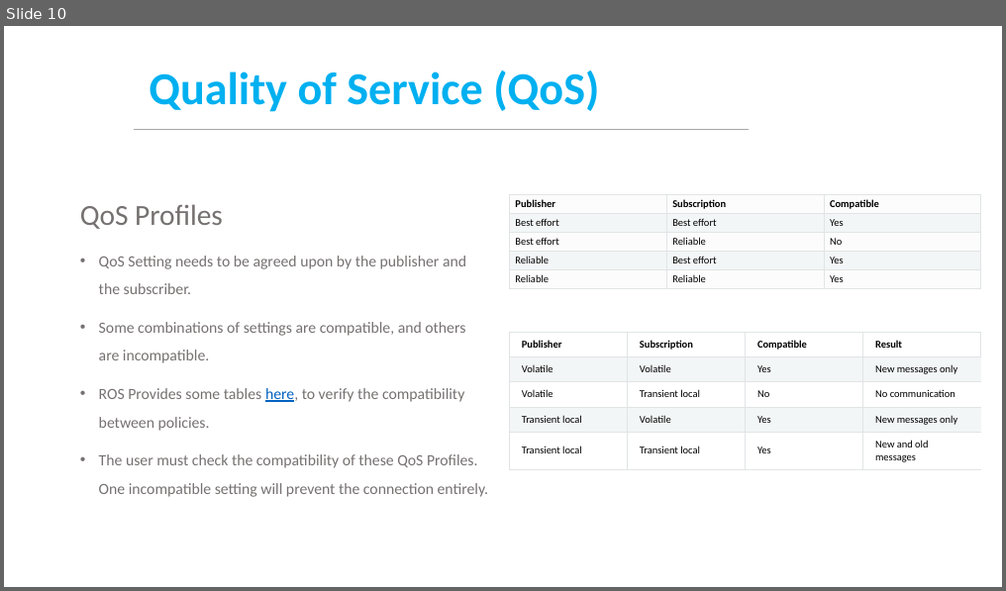
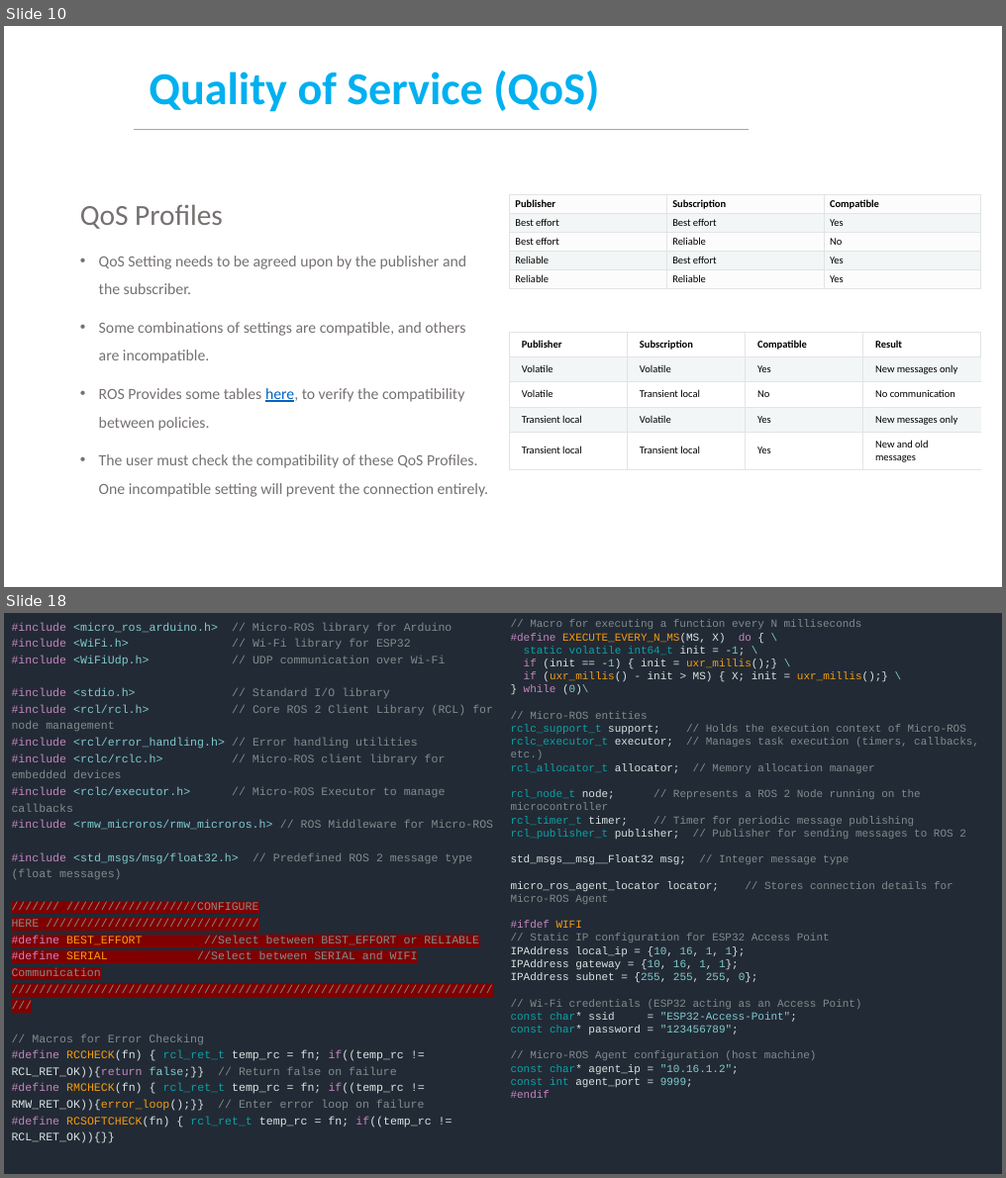
Before and after one commit to felipegarcia130/Ros2, a slide deck: Week 4/MCR2_QoS_ROS.pptx. Shown one above the other, each under a label of ours: slide 10 before the commit, slides 10 and 18 after it; the slides between them are not shown. The pictures are 1006x591 and 1006x1178 pixels, drawn with LibreOffice and Linux fonts; fonts in the diff are those of the drawing; background and template pictures are left out. Boxes give left, top, right and bottom in pixels: in the first picture for what was removed or moved away, otherwise in the second. Text is boxed around its words. In the diff, an @@ line names an element or a change of style, - is before the commit and + after.

```diff
--- a/Week 4/MCR2_QoS_ROS.pptx
+++ b/Week 4/MCR2_QoS_ROS.pptx
@@ slide 18 added at (4, 613, 1002, 1174), background #FFFFFF; not listed: 1 template element that a slide beside it also shows @@
@@ text added at (12, 622, 493, 1144), 11 pt, text #7F8C8D @@
+#include <micro_ros_arduino.h> // Micro-ROS library for Arduino
+#include <WiFi.h> // Wi-Fi library for ESP32
+#include <WiFiUdp.h> // UDP communication over Wi-Fi
+#include <stdio.h> // Standard I/O library
+#include <rcl/rcl.h> // Core ROS 2 Client Library (RCL) for node management
+#include <rcl/error_handling.h> // Error handling utilities
+#include <rclc/rclc.h> // Micro-ROS client library for embedded devices
+#include <rclc/executor.h> // Micro-ROS Executor to manage callbacks
+#include <rmw_microros/rmw_microros.h> // ROS Middleware for Micro-ROS
+#include <std_msgs/msg/float32.h> // Predefined ROS 2 message type (float messages)
+/////// ///////////////////CONFIGURE HERE ///////////////////////////////
+#define BEST_EFFORT //Select between BEST_EFFORT or RELIABLE
+#define SERIAL //Select between SERIAL and WIFI Communication
+/////////////////////////////////////////////////////////////////////////
+// Macros for Error Checking
+#define RCCHECK(fn) { rcl_ret_t temp_rc = fn; if((temp_rc != RCL_RET_OK)){return false;}} // Return false on failure
+#define RMCHECK(fn) { rcl_ret_t temp_rc = fn; if((temp_rc != RMW_RET_OK)){error_loop();}} // Enter error loop on failure
+#define RCSOFTCHECK(fn) { rcl_ret_t temp_rc = fn; if((temp_rc != RCL_RET_OK)){}}
@@ text added at (511, 620, 979, 1098), 10.5 pt, text #7F8C8D @@
+// Macro for executing a function every N milliseconds
+#define EXECUTE_EVERY_N_MS(MS, X) do { \
+static volatile int64_t init = -1; \
+if (init == -1) { init = uxr_millis();} \
+if (uxr_millis() - init > MS) { X; init = uxr_millis();} \
+} while (0)\
+// Micro-ROS entities
+rclc_support_t support; // Holds the execution context of Micro-ROS
+rclc_executor_t executor; // Manages task execution (timers, callbacks, etc.)
+rcl_allocator_t allocator; // Memory allocation manager
+rcl_node_t node; // Represents a ROS 2 Node running on the microcontroller
+rcl_timer_t timer; // Timer for periodic message publishing
+rcl_publisher_t publisher; // Publisher for sending messages to ROS 2
+std_msgs__msg__Float32 msg; // Integer message type
+micro_ros_agent_locator locator; // Stores connection details for Micro-ROS Agent
+#ifdef WIFI
+// Static IP configuration for ESP32 Access Point
+IPAddress local_ip = {10, 16, 1, 1};
+IPAddress gateway = {10, 16, 1, 1};
+IPAddress subnet = {255, 255, 255, 0};
+// Wi-Fi credentials (ESP32 acting as an Access Point)
+const char* ssid = "ESP32-Access-Point";
+const char* password = "123456789";
+// Micro-ROS Agent configuration (host machine)
+const char* agent_ip = "10.16.1.2";
+const int agent_port = 9999;
+#endif
```
Also in this commit, not shown: 1 slide changed, 27 other slides added, 42 other files.
